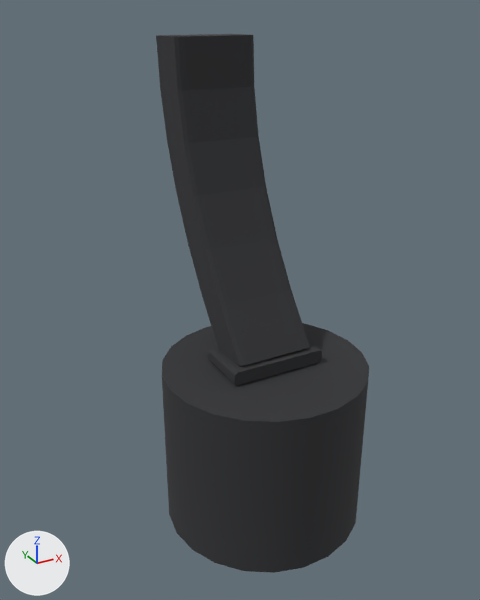
One commit to the glTF model assets/models/attachment_smg_drum.glb: the scene before it, then after it.
Before and after are seen from a camera (50 mm lens) standing at (-0.212, -0.393, -0.034) and looking at (-0.002, -0.012, -0.225). Every picture has the same lights, and +X, +Y and +Z are marked at lower left. The first picture is the older version. Vertices at exactly the same position are counted once.

In view in the first picture: 'attachment_smg_drum__smg_drum__smg_drum__magazine'.
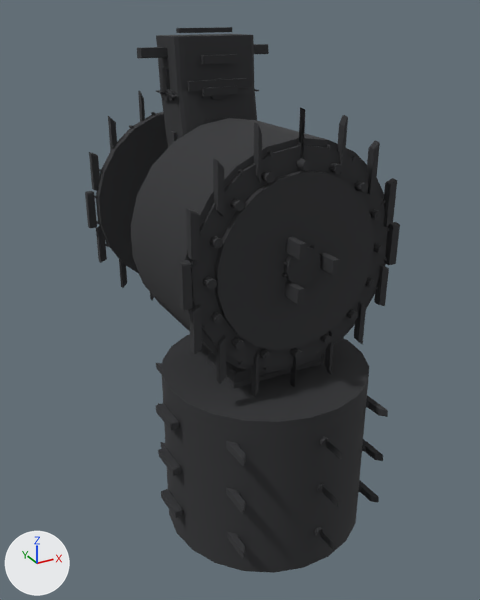
What changed in the scene script:
```text
Change me_geometry_194_ds_wpolymer:
    used by ob_attachment_smg_drum__smg_drum__smg_drum__magazine; location = (0.0, 0.0, 0.0)
    remove me_geometry_194_ds_wpolymer.from_pydata(...)  # 284 vertices, 536 faces; spans x -0.072..0.072, y -0.116..0.057, z -0.401..-0.051
    add me_geometry_194_ds_wpolymer.from_pydata(...)  # 5432 vertices, 9524 faces; spans x -0.078..0.078, y -0.135..0.099, z -0.425..-0.046
    me_geometry_194_ds_wpolymer part 1: the loose piece of 8 vertices spanning x -0.002..0.002, y 0.036..0.042, z -0.091..-0.071 is moved by (-0.03, 0.0, 0.0)
    me_geometry_194_ds_wpolymer part 2: the loose piece of 8 vertices spanning x -0.002..0.002, y 0.027..0.033, z -0.131..-0.111 is moved by (-0.029, 0.0, 0.0)
    me_geometry_194_ds_wpolymer part 3: 5068 vertices added at x -0.078..0.078, y -0.135..0.099, z -0.425..-0.046
    other edits to the shape of me_geometry_194_ds_wpolymer do not show in these pictures
```

Boxes [x1, y1, x2, y2] around the edits, measured in the pictures (480 x 600 px; the box of a moved part takes in the faces that stretch with it):
'attachment_smg_drum__smg_drum__smg_drum__magazine', reshaped (48% wider)
    before: [156, 34, 369, 573]
    after: [85, 27, 400, 573]
part 1 of me_geometry_194_ds_wpolymer, moved or reshaped (not visible before)
    after: [162, 68, 170, 100]
part 2 of me_geometry_194_ds_wpolymer, moved or reshaped (not visible before)
    after: [170, 131, 177, 144]
part 3 of me_geometry_194_ds_wpolymer, added
    after: [85, 27, 400, 559]
